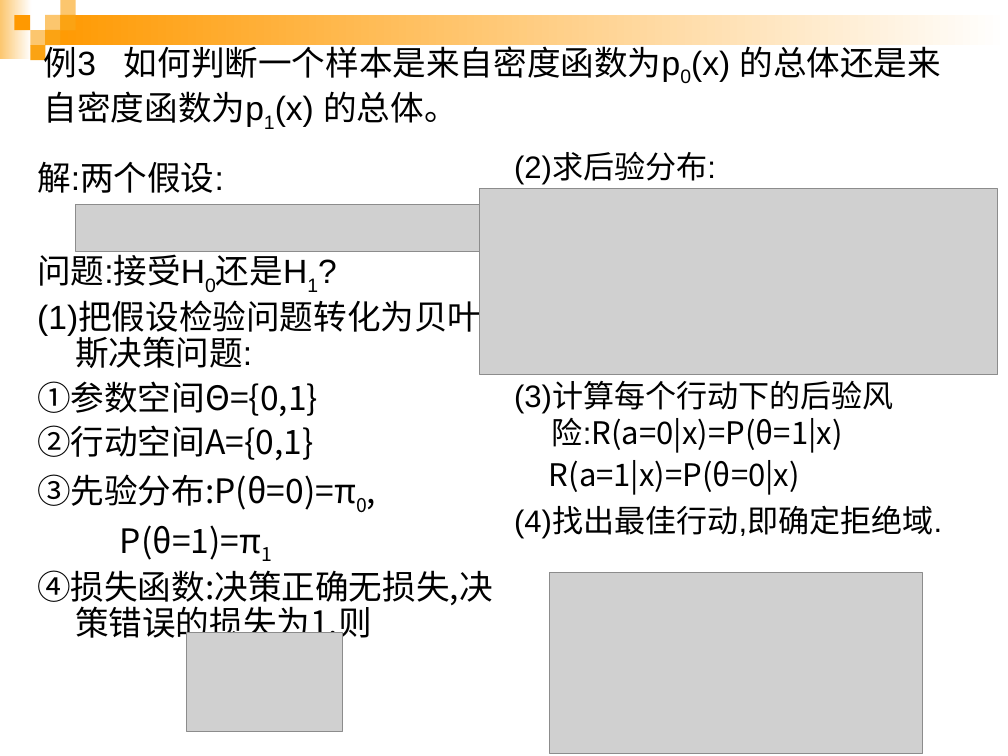
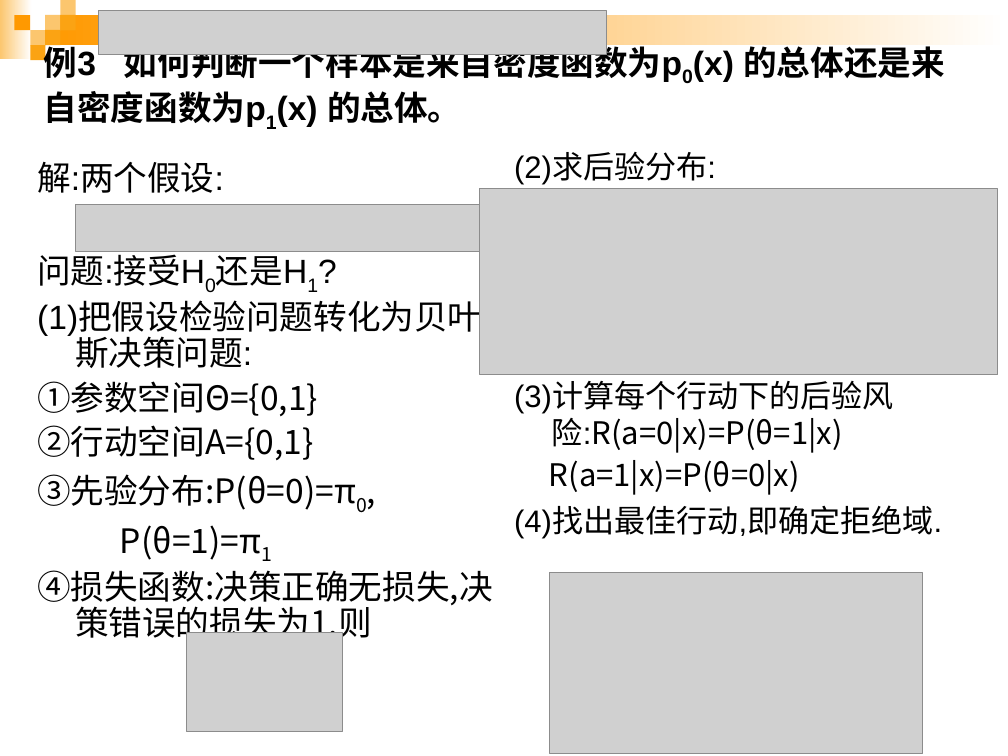
Before and after one commit to yueliu1999/Statistical-Decision-Theory-and-Bayesian-Analysis-NUDT, a slide deck: slide 11 of ppt/第5章 贝叶斯决策.ppt. Drawn at 1008x756 pixels with LibreOffice and Linux fonts; fonts in the diff are those of the drawing; grey boxes stand for pictures; background and template pictures are left out. Boxes give left, top, right and bottom in pixels: in the first picture for what was removed or moved away, otherwise in the second. Text is boxed around its words. In the diff, an @@ line names an element or a change of style, - is before the commit and + after.

```diff
--- a/ppt/第5章 贝叶斯决策.ppt
+++ b/ppt/第5章 贝叶斯决策.ppt
@@ picture added at box(99, 10, 606, 54) @@
@@ title "例3 如何判断一个样本是来自密度函数为p0(x) 的总体还是来自密度函数为p1(x) 的总体。" at box(44, 40, 945, 127): bold on @@
```
Also in this commit, not shown: 19 other files.
